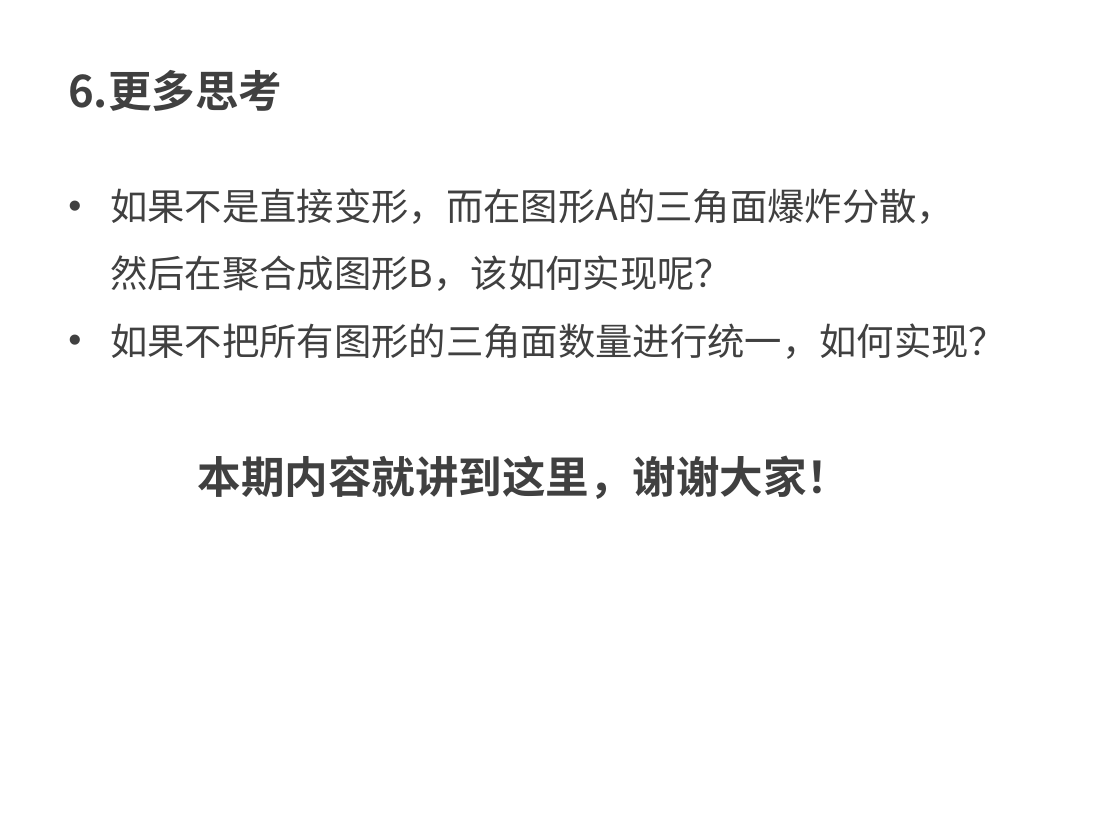
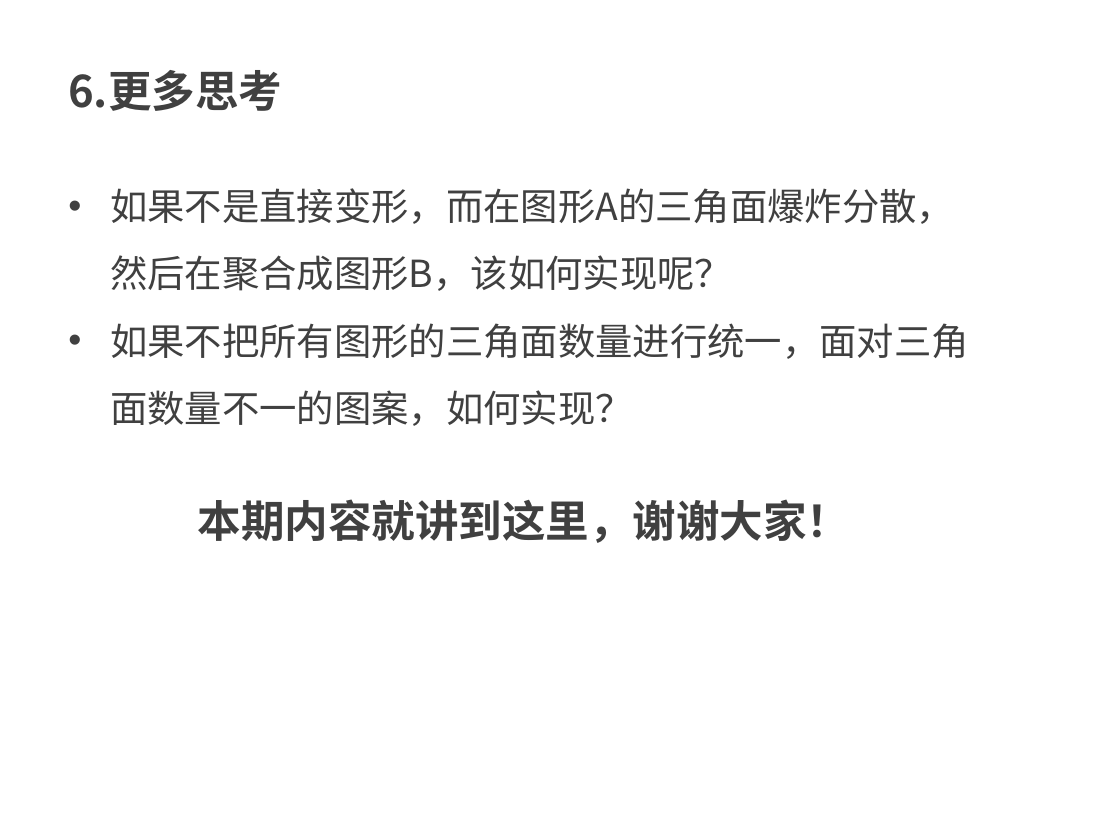
Before and after one commit to kong66/webAni, a slide deck: slide 28 of 23-svg-low-poly-transform/23.pptx (slide 27 before the commit). Drawn at 1120x840 pixels with LibreOffice and Linux fonts; fonts in the diff are those of the drawing. Boxes give left, top, right and bottom in pixels: in the first picture for what was removed or moved away, otherwise in the second. Text is boxed around its words. In the diff, an @@ line names an element or a change of style, - is before the commit and + after.

```diff
--- a/23-svg-low-poly-transform/23.pptx
+++ b/23-svg-low-poly-transform/23.pptx
@@ text at [110, 323, 969, 426]: text changed @@
-• 如果不把所有图形的三角面数量进行统一，如何实现？
+• 如果不把所有图形的三角面数量进行统一，面对三角面数量不一的图案，如何实现？
@@ text "本期内容就讲到这里，谢谢大家！": place and size @@
-text "本期内容就讲到这里，谢谢大家！" at [198, 455, 850, 499]
+text "本期内容就讲到这里，谢谢大家！" at [198, 499, 850, 543]
```
Also in this commit, not shown: 20 other slides changed, 2 slides added, 1 slide removed, 2 other files.
